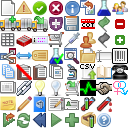
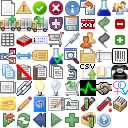
Before/after of a (128, 128) layered artwork. What changed in the layer stack:
added layer "BatchSet" above "Reproduction" over [113, 96, 127, 112]
